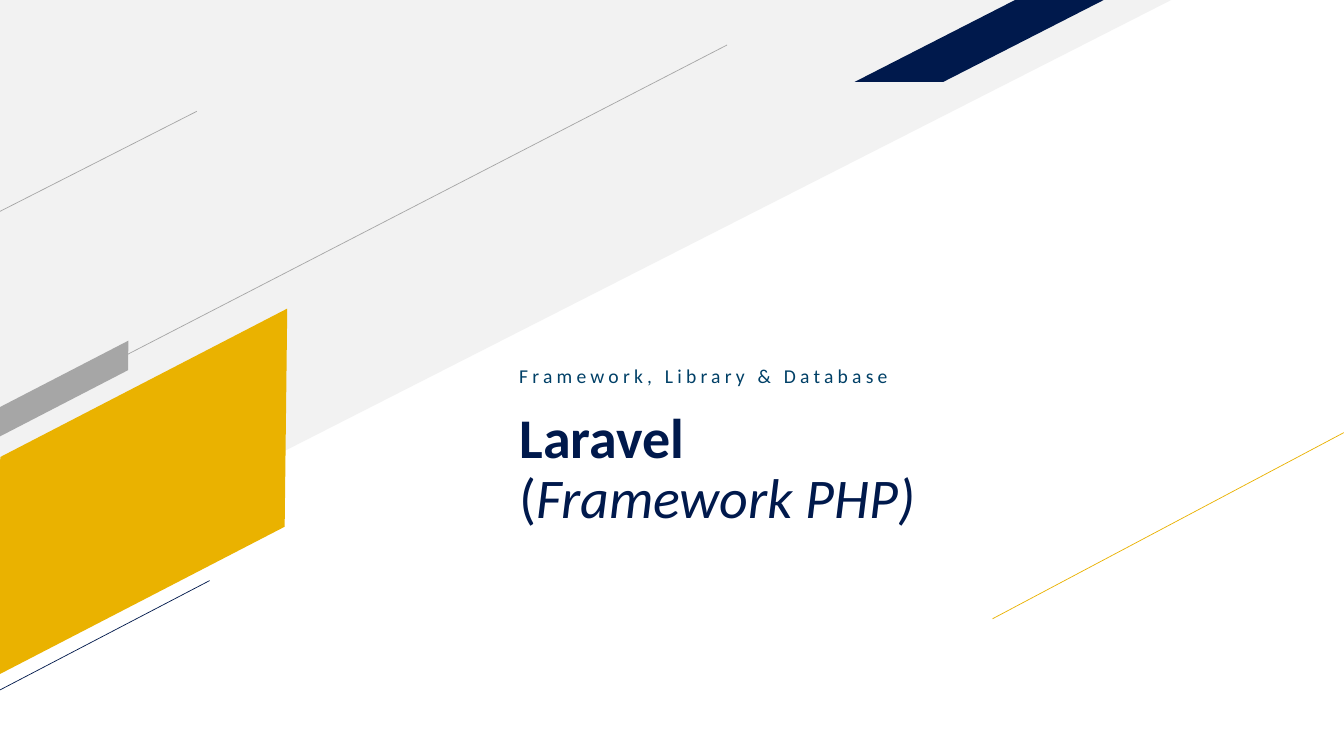
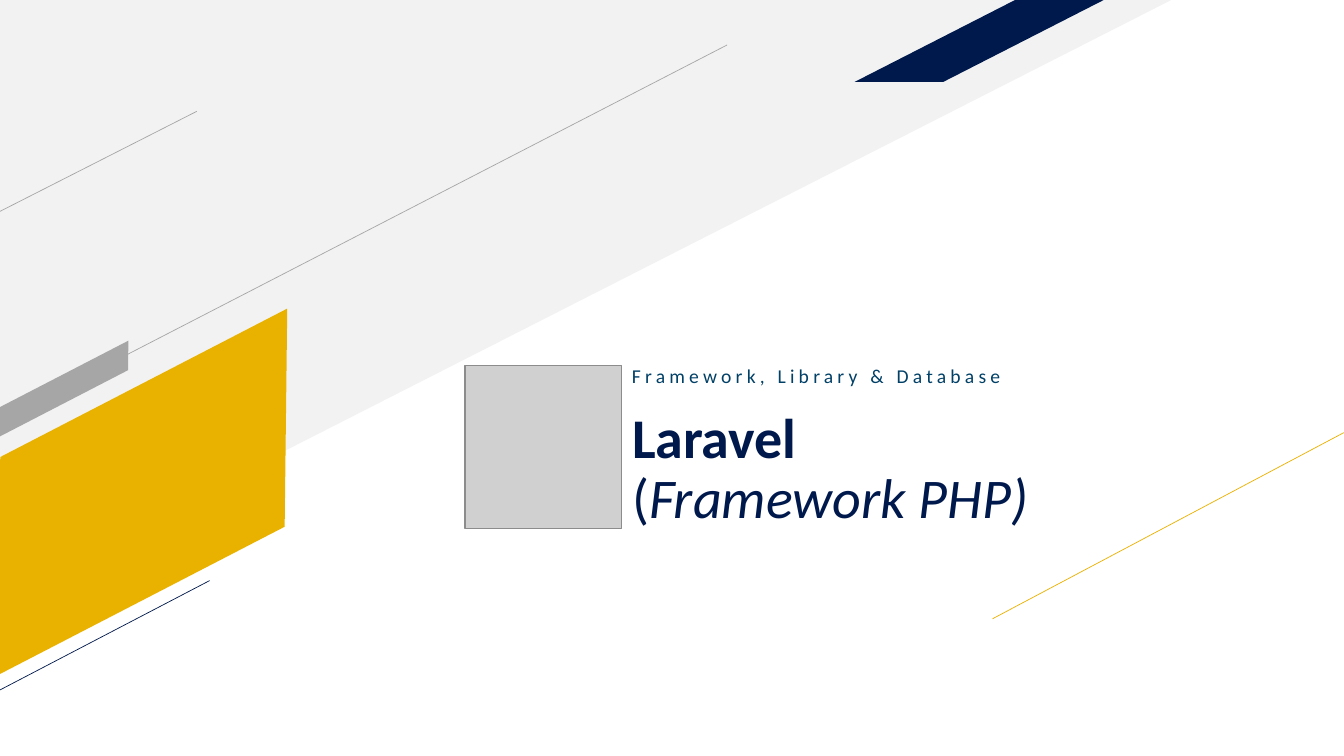
Before and after one commit to adityadees/Unsri-Mengajar-Laravel, a slide deck: slide 51 of Slide 1 - Introduction.pptx. Drawn at 1344x756 pixels with LibreOffice and Linux fonts; fonts in the diff are those of the drawing; grey boxes stand for pictures. Boxes give left, top, right and bottom in pixels: in the first picture for what was removed or moved away, otherwise in the second. Text is boxed around its words. In the diff, an @@ line names an element or a change of style, - is before the commit and + after.

```diff
--- a/Slide 1 - Introduction.pptx
+++ b/Slide 1 - Introduction.pptx
@@ picture added at [465, 365, 622, 528] @@
@@ text "Framework, Library & Database": place and size @@
-text "Framework, Library & Database" at [519, 369, 888, 386]
+text "Framework, Library & Database" at [632, 369, 1001, 386]
@@ text "Laravel (Framework PHP)": place and size @@
-text "Laravel (Framework PHP)" at [519, 418, 916, 526]
+text "Laravel (Framework PHP)" at [632, 418, 1028, 526]
```
Also in this commit, not shown: 28 other slides changed, 2 slides added, 1 slide removed.
